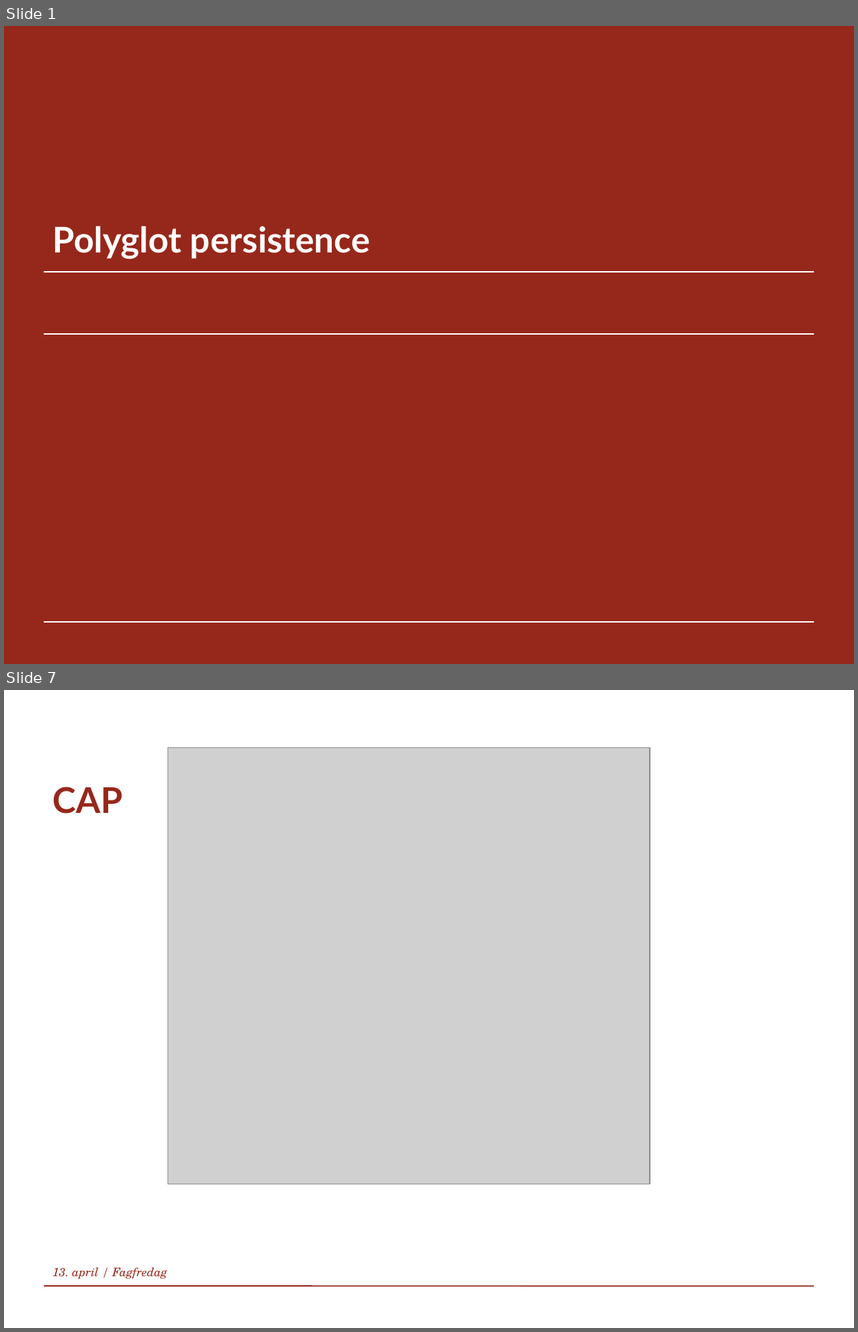
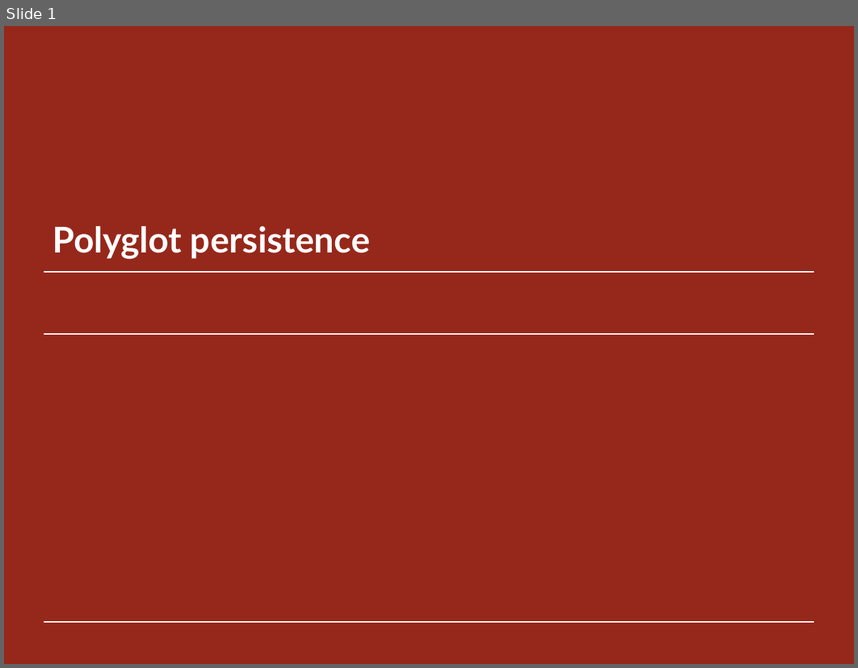
Before and after one commit to mariusin79/FagkveldOktober, a slide deck: Slides/Polyglot persistence.pptx. Shown one above the other, each under a label of ours: slides 1 and 7 before the commit, slide 1 after it; the slides between them are not shown. The pictures are 858x1332 and 858x668 pixels, drawn with LibreOffice and Linux fonts; fonts in the diff are those of the drawing; grey boxes stand for pictures; background and template pictures are left out. Boxes give left, top, right and bottom in pixels: in the first picture for what was removed or moved away, otherwise in the second. Text is boxed around its words. In the diff, an @@ line names an element or a change of style, - is before the commit and + after.

```diff
--- a/Slides/Polyglot persistence.pptx
+++ b/Slides/Polyglot persistence.pptx
@@ slide 7 removed at [4,690,854,1328], background #FFFFFF @@
@@ picture removed at [168,748,650,1184] @@
@@ title removed at [52,787,122,814] @@
-CAP
@@ text removed at [52,1267,168,1279] @@
-13. april / Fagfredag
@@ line removed from (44, 1286) to (813, 1286) @@
```
Also in this commit, not shown: 8 slides changed, 16 slides added, 5 other slides removed.
